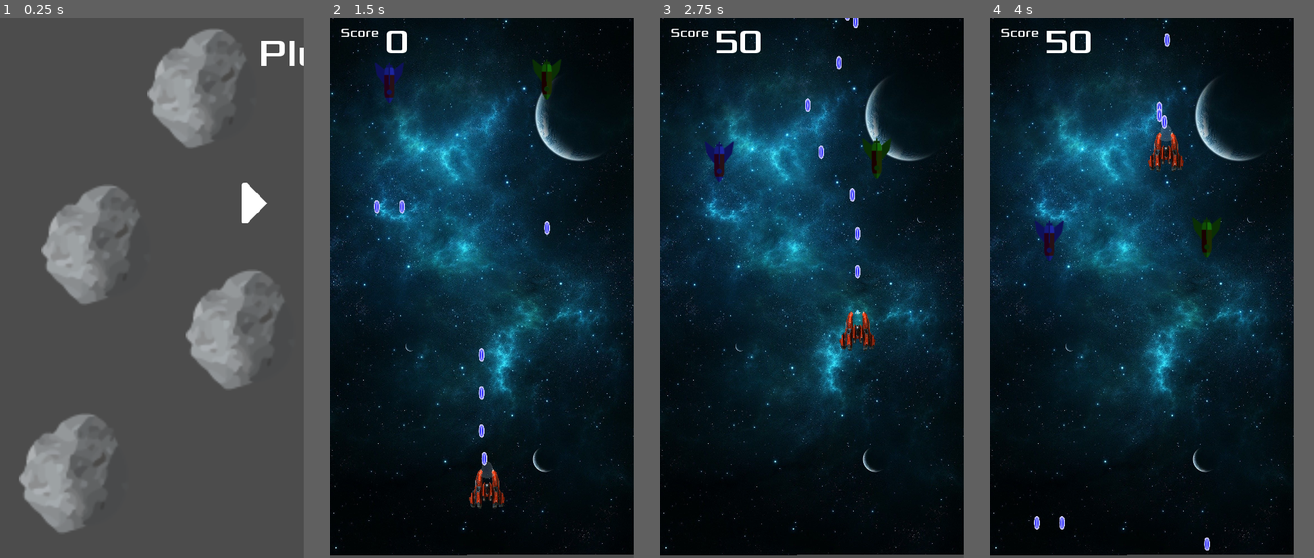
Above: before the commit, frames 1-4 (left to right).
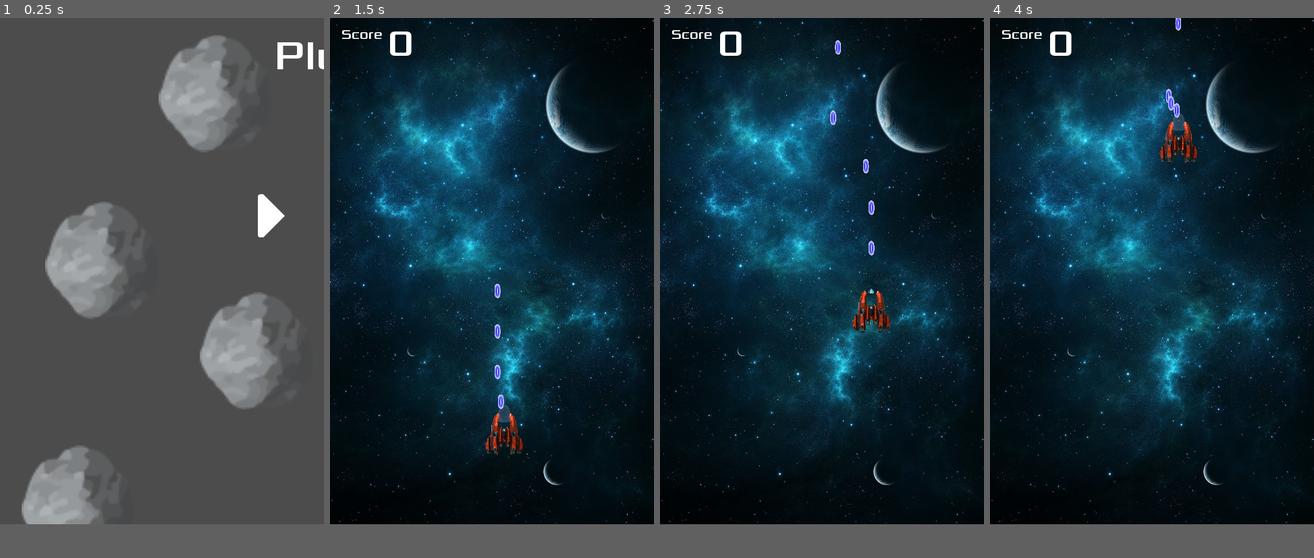
Above: after the commit, the same moments.

Repository: lucaspsantana/plutao
Game: Godot game, scene res://src/gui/Screens.tscn
Two runs of this game, one before a commit and one after it. Both use one fixed random seed, a clock stepped at 60 frames per second and the inputs below.
Inputs (mouse positions are in pixels of both pictures, inside the frame that each line leads up to; where the layout moved, square brackets give the same spot in the first picture):
- Up to frame 1 (0.25 s): no input
- Up to frame 2 (1.5 s): click (427, 228) [427, 201] at 0.5 s; move the mouse to (550, 261) at 1.27 s; click (550, 261) at 1.42 s
- Up to frame 3 (2.75 s): drag from (750, 315) to (860, 331) at 2.02 s
- Up to frame 4 (4 s): move the mouse to (1171, 169) at 2.77 s; click (1171, 169) at 2.92 s; drag from (1126, 396) to (1187, 18) at 3.52 s
In our replay, the window is 450x800 before the commit and 480x750 after it. These sizes can differ from the game's own. Grey fills any space a smaller window leaves; there, only what the larger window draws over its background counts as a difference.

The runs differ from the first frame. In frame 1, 12% of the frame differs, in the area x 5-100%, y 2-96%; in frame 2, 13%; in frame 3, 13%; in frame 4, 13%, in the area x 0-100%, y 0-100%.

Commit message:
Added 3 waves of enemies

Diff:
--- a/project.godot
+++ b/project.godot
@@ -31,7 +31,7 @@
 [display]
 
 window/size/width=480
-window/size/height=854
+window/size/height=750
 window/handheld/orientation="portrait"
 window/stretch/mode="2d"
 window/stretch/aspect="keep"
--- a/src/Actors/Enemy.gd
+++ b/src/Actors/Enemy.gd
@@ -6,6 +6,8 @@
 var attack_speed
 var cd = 0
 var guns = []
+
+var onscreen = false
 
 var velocity
 
@@ -21,6 +23,9 @@
 		queue_free()
 
 func ShootTimer(delta):
+	if(!onscreen):
+		return
+
 	cd -= delta
 
 	if(cd <= 0):
@@ -38,6 +43,8 @@
 	if(area.actor == self):
 		return
 
-	print("Tomou dano - " + String(area.actor.name))
 	Settings.score +=50
 	TakeDamage()
+
+func _on_VisibilityNotifier2D_viewport_entered(viewport: Viewport) -> void:
+	onscreen = true
--- a/src/Actors/Enemy1.gd
+++ b/src/Actors/Enemy1.gd
@@ -3,7 +3,7 @@
 func _ready() -> void:
 	guns.append(get_node("GunBarrel"))
 
-	life = 5
+	life = 3
 	speed = 100
-	attack_speed = 2
+	attack_speed = 3
 	velocity = Vector2(0,1)
--- a/src/Actors/Enemy1.tscn
+++ b/src/Actors/Enemy1.tscn
@@ -32,4 +32,9 @@
 
 [node name="CollisionShape2D" type="CollisionShape2D" parent="BulletDetector"]
 shape = SubResource( 2 )
+
+[node name="VisibilityNotifier2D" type="VisibilityNotifier2D" parent="."]
+position = Vector2( 0.707094, -23.3345 )
+scale = Vector2( 1.91924, 0.929289 )
 [connection signal="area_entered" from="BulletDetector" to="." method="_on_BulletDetector_area_entered"]
+[connection signal="viewport_entered" from="VisibilityNotifier2D" to="." method="_on_VisibilityNotifier2D_viewport_entered"]
--- a/src/Actors/Enemy2.tscn
+++ b/src/Actors/Enemy2.tscn
@@ -35,4 +35,9 @@
 
 [node name="CollisionShape2D" type="CollisionShape2D" parent="BulletDetector"]
 shape = SubResource( 2 )
+
+[node name="VisibilityNotifier2D" type="VisibilityNotifier2D" parent="."]
+position = Vector2( -1.43051e-06, 0.186079 )
+scale = Vector2( 2.1537, 3.32601 )
 [connection signal="area_entered" from="BulletDetector" to="." method="_on_BulletDetector_area_entered"]
+[connection signal="viewport_entered" from="VisibilityNotifier2D" to="." method="_on_VisibilityNotifier2D_viewport_entered"]
--- a/src/Levels/Level.tscn
+++ b/src/Levels/Level.tscn
@@ -20,20 +20,14 @@
 wait_time = 2.0
 one_shot = true
 
-[node name="StartPosition" type="Position2D" parent="."]
-position = Vector2( 238.878, 776.636 )
-
-[node name="Player" parent="." instance=ExtResource( 4 )]
-position = Vector2( 235.265, 773.249 )
-
 [node name="CanvasLayer" type="CanvasLayer" parent="."]
 layer = -100
 
 [node name="space" type="TextureRect" parent="CanvasLayer"]
-margin_left = -20.0
-margin_top = 850.0
-margin_right = 844.0
-margin_bottom = 1381.0
+margin_left = -24.0
+margin_top = 824.0
+margin_right = 840.0
+margin_bottom = 1355.0
 rect_rotation = -90.1946
 size_flags_horizontal = 3
 size_flags_vertical = 3
@@ -43,13 +37,124 @@
 "_edit_use_anchors_": false
 }
 
-[node name="Enemy1" parent="." instance=ExtResource( 2 )]
-position = Vector2( 342.24, 56.5686 )
-
-[node name="Enemy2" parent="." instance=ExtResource( 1 )]
-position = Vector2( 92.8628, 61.7647 )
+[node name="StartPosition" type="Position2D" parent="."]
+position = Vector2( 248, 648 )
 
 [node name="Music" type="AudioStreamPlayer" parent="."]
 stream = ExtResource( 6 )
 
 [node name="CanvasLayer2" parent="." instance=ExtResource( 3 )]
+
+[node name="Player" parent="." instance=ExtResource( 4 )]
+position = Vector2( 244.042, 778.281 )
+
+[node name="Enemies" type="Node2D" parent="."]
+
+[node name="Wave1" type="Node2D" parent="Enemies"]
+
+[node name="Enemy3" parent="Enemies/Wave1" instance=ExtResource( 2 )]
+position = Vector2( 88, -768 )
+
+[node name="Enemy5" parent="Enemies/Wave1" instance=ExtResource( 2 )]
+position = Vector2( 168, -672 )
+
+[node name="Enemy6" parent="Enemies/Wave1" instance=ExtResource( 2 )]
+position = Vector2( 264, -592 )
+
+[node name="Enemy7" parent="Enemies/Wave1" instance=ExtResource( 2 )]
+position = Vector2( 368, -672 )
+
+[node name="Enemy9" parent="Enemies/Wave1" instance=ExtResource( 2 )]
+position = Vector2( 440, -768 )
+
+[node name="Wave2" type="Node2D" parent="Enemies"]
+position = Vector2( 0, -496 )
+
+[node name="Enemy4" parent="Enemies/Wave2" instance=ExtResource( 2 )]
+position = Vector2( 96, -1368 )
+
+[node name="Enemy12" parent="Enemies/Wave2" instance=ExtResource( 2 )]
+position = Vector2( 176, -1272 )
+
+[node name="Enemy11" parent="Enemies/Wave2" instance=ExtResource( 2 )]
+position = Vector2( 272, -1192 )
+
+[node name="Enemy8" parent="Enemies/Wave2" instance=ExtResource( 2 )]
+position = Vector2( 376, -1272 )
+
+[node name="Enemy10" parent="Enemies/Wave2" instance=ExtResource( 2 )]
+position = Vector2( 448, -1368 )
+
+[node name="Enemy17" parent="Enemies/Wave2" instance=ExtResource( 2 )]
+position = Vector2( 96, -1520 )
+
+[node name="Enemy16" parent="Enemies/Wave2" instance=ExtResource( 2 )]
+position = Vector2( 176, -1424 )
+
+[node name="Enemy15" parent="Enemies/Wave2" instance=ExtResource( 2 )]
+position = Vector2( 272, -1344 )
+
+[node name="Enemy14" parent="Enemies/Wave2" instance=ExtResource( 2 )]
+position = Vector2( 376, -1424 )
+
+[node name="Enemy13" parent="Enemies/Wave2" instance=ExtResource( 2 )]
+position = Vector2( 448, -1520 )
+
+[node name="Enemy22" parent="Enemies/Wave2" instance=ExtResource( 2 )]
+position = Vector2( 96, -1664 )
+
+[node name="Enemy21" parent="Enemies/Wave2" instance=ExtResource( 2 )]
+position = Vector2( 176, -1568 )
+
+[node name="Enemy20" parent="Enemies/Wave2" instance=ExtResource( 2 )]
+position = Vector2( 272, -1488 )
+
+[node name="Enemy19" parent="Enemies/Wave2" instance=ExtResource( 2 )]
+position = Vector2( 376, -1568 )
+
+[node name="Enemy18" parent="Enemies/Wave2" instance=ExtResource( 2 )]
+position = Vector2( 448, -1664 )
+
+[node name="Enemy23" parent="Enemies/Wave2" instance=ExtResource( 2 )]
+position = Vector2( 224, -1688 )
+
+[node name="Enemy24" parent="Enemies/Wave2" instance=ExtResource( 2 )]
+position = Vector2( 320, -1688 )
+
+[node name="Wave3" type="Node2D" parent="Enemies"]
+
+[node name="Enemy2" parent="Enemies/Wave3" instance=ExtResource( 1 )]
+position = Vector2( 88, -3064 )
+
+[node name="Enemy3" parent="Enemies/Wave3" instance=ExtResource( 1 )]
+position = Vector2( 176, -3064 )
+
+[node name="Enemy4" parent="Enemies/Wave3" instance=ExtResource( 1 )]
+position = Vector2( 256, -3064 )
+
+[node name="Enemy5" parent="Enemies/Wave3" instance=ExtResource( 1 )]
+position = Vector2( 336, -3064 )
+
+[node name="Enemy9" parent="Enemies/Wave3" instance=ExtResource( 1 )]
+position = Vector2( 136, -3192 )
+
+[node name="Enemy8" parent="Enemies/Wave3" instance=ExtResource( 1 )]
+position = Vector2( 224, -3192 )
+
+[node name="Enemy7" parent="Enemies/Wave3" instance=ExtResource( 1 )]
+position = Vector2( 304, -3192 )
+
+[node name="Enemy6" parent="Enemies/Wave3" instance=ExtResource( 1 )]
+position = Vector2( 384, -3192 )
+
+[node name="Enemy13" parent="Enemies/Wave3" instance=ExtResource( 1 )]
+position = Vector2( 96, -3328 )
+
+[node name="Enemy12" parent="Enemies/Wave3" instance=ExtResource( 1 )]
+position = Vector2( 184, -3328 )
+
+[node name="Enemy11" parent="Enemies/Wave3" instance=ExtResource( 1 )]
+position = Vector2( 264, -3328 )
+
+[node name="Enemy10" parent="Enemies/Wave3" instance=ExtResource( 1 )]
+position = Vector2( 344, -3328 )
--- a/src/Objects/Asteroid.tscn
+++ b/src/Objects/Asteroid.tscn
@@ -28,10 +28,10 @@
 
 [node name="AnimatedSprite" type="AnimatedSprite" parent="."]
 scale = Vector2( 3, 3 )
-frames = SubResource( 2 )
+frames = SubResource( 1 )
 animation = "spin"
-frame = 3
+frame = 1
 playing = true
 
 [node name="CollisionShape2D" type="CollisionShape2D" parent="."]
-shape = SubResource( 1 )
+shape = SubResource( 2 )
Not shown: 2 places in src/Objects/Asteroid.tscn that only renumber resources
